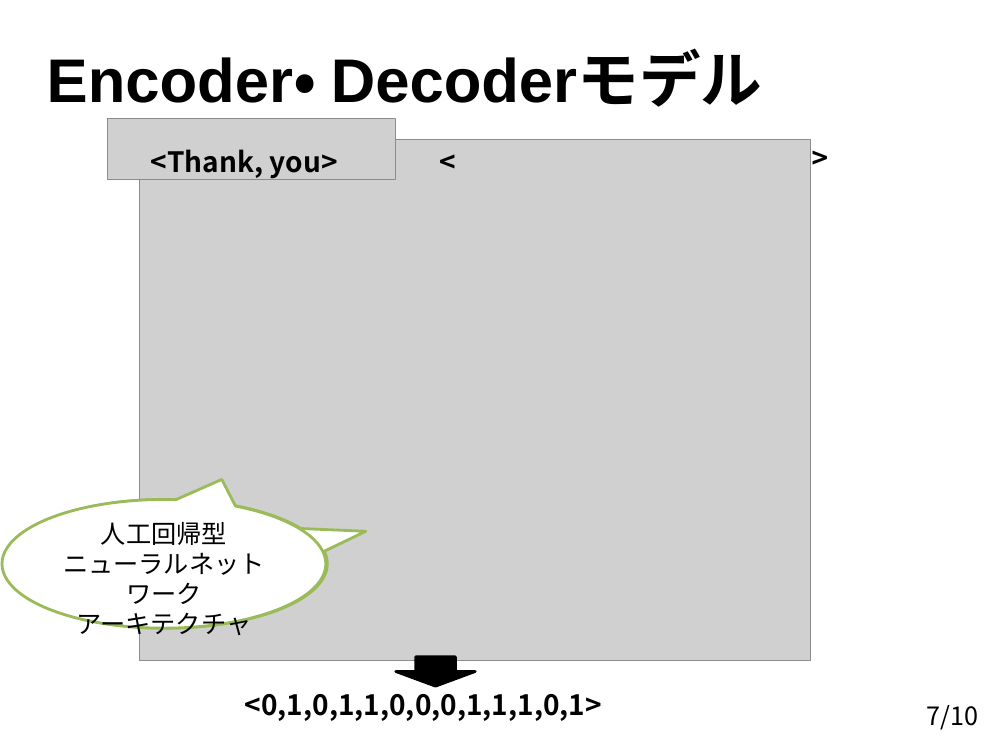
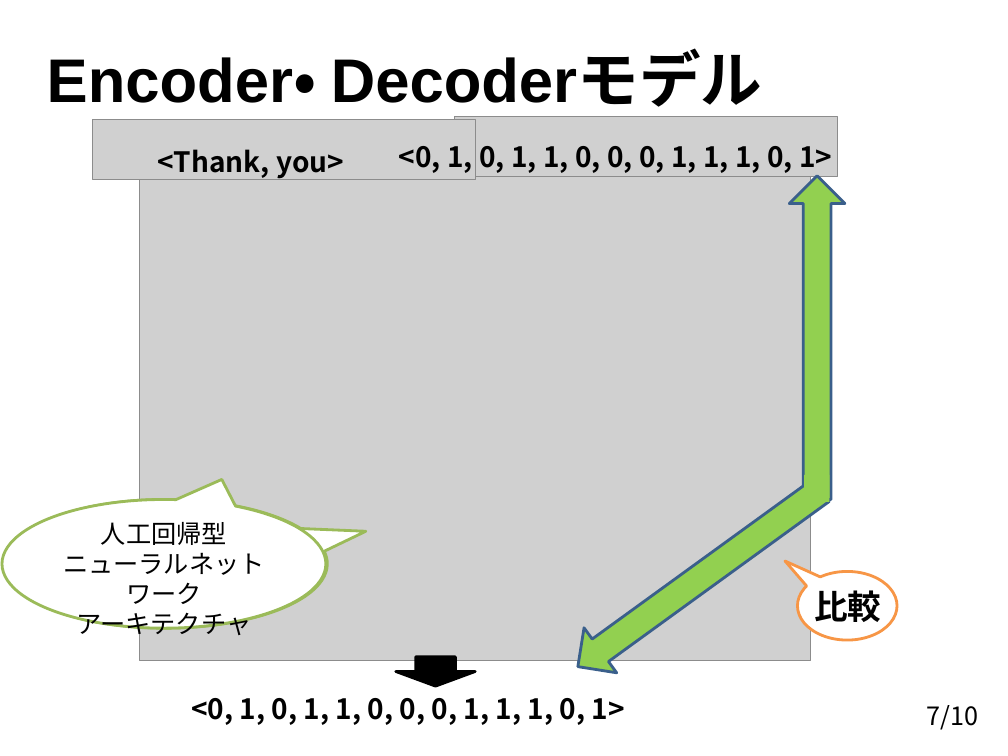
Before and after one commit to fujimoto1030/soturon, a slide deck: slide 7 of soturon-02-20.pptx. Drawn at 1008x756 pixels with LibreOffice and Linux fonts; fonts in the diff are those of the drawing; grey boxes stand for pictures; background and template pictures are left out. Boxes give left, top, right and bottom in pixels: in the first picture for what was removed or moved away, otherwise in the second. Text is boxed around its words. In the diff, an @@ line names an element or a change of style, - is before the commit and + after.

```diff
--- a/soturon-02-20.pptx
+++ b/soturon-02-20.pptx
@@ picture added at box(93, 119, 476, 179) @@
@@ picture: place and size @@
-picture at box(107, 119, 395, 179)
+picture at box(455, 117, 838, 177)
@@ text "<Thank, you>": place and size @@
-text "<Thank, you>" at box(151, 149, 338, 180)
+text "<Thank, you>" at box(157, 149, 344, 180)
@@ text added at box(399, 146, 832, 173), 20 pt, text #000000, bold @@
+<0, 1, 0, 1, 1, 0, 0, 0, 1, 1, 1, 0, 1>
@@ text removed at box(430, 139, 475, 183) @@
-<
@@ text removed at box(794, 137, 839, 181) @@
-<
@@ down arrow added at box(789, 175, 845, 499), fill #92D050, outline #3A5F8C 2 pt @@
@@ down arrow added at box(561, 468, 837, 689), fill #92D050, outline #3A5F8C 2 pt @@
@@ rectangle added at box(804, 475, 830, 502), fill #92D050 @@
@@ speech bubble added at box(797, 572, 897, 640), fill #FFFFFF, outline #F79646 2 pt @@
@@ text added at box(814, 590, 881, 622), 24 pt, text #000000, bold @@
+比較
@@ text at box(191, 698, 625, 725): spaces changed @@
-<0,1,0,1,1,0,0,0,1,1,1,0,1>
+<0, 1, 0, 1, 1, 0, 0, 0, 1, 1, 1, 0, 1>
```
Also in this commit, not shown: 5 other slides changed, 1 other file.
